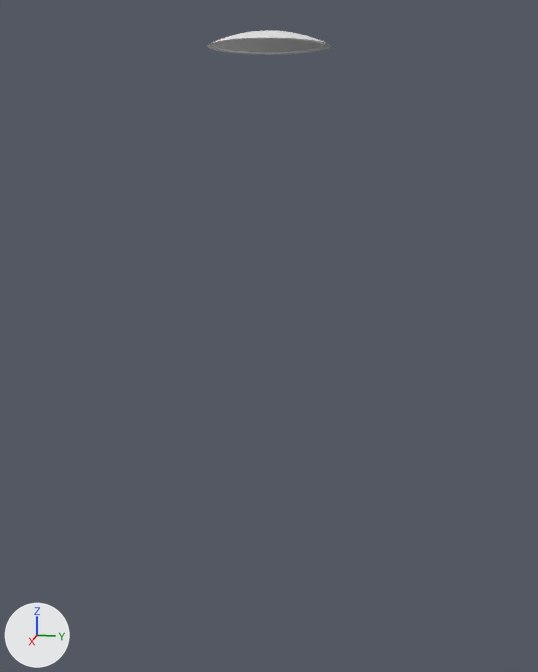
Two versions of the Blender file pybzflag/extra_media/sky.blend, one commit apart.
One viewpoint serves both versions: a 50 mm camera at (573.0, 115.0, -76.0) aimed at (-6.0, -1.0, -220.0). The axes (+X, +Y, +Z) are drawn at lower left. The lights are the same throughout. Mesh edges are drawn as thin lines on the coarser meshes.

Names of what the first picture shows: 'dome'.
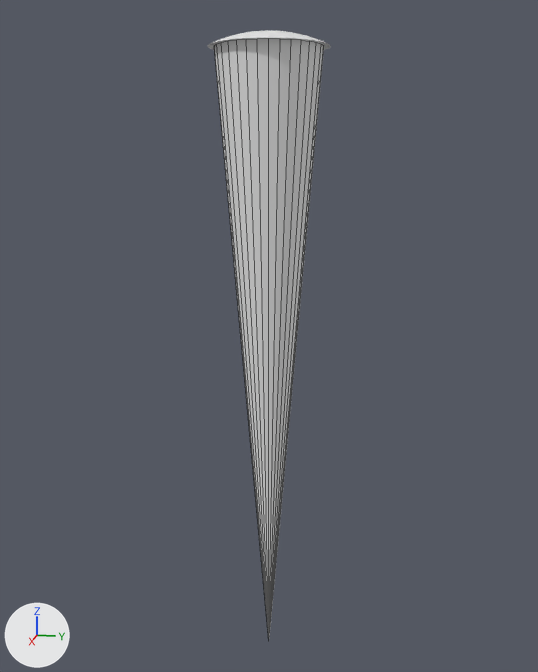
What differs and where, as boxes [x1, y1, x2, y2] in the pictures (538 x 672 px):
'void', added
    after: [214, 39, 324, 636]
'dome', unchanged, covered by the edit
    before: [207, 30, 331, 55]
    after: [207, 30, 331, 50]

The change, as a list of edits to the scene's bpy script:
```text
Add me_void:
    me_void.from_pydata(...)  # 33 vertices, 32 faces; spans x -1.41..1.41, y -1.41..1.41, z 0.0..1.0
Add ob_void:
    ob_void = bpy.data.objects.new('void', me_void)
    ob_void.location = (0.0, 0.0, -500.0)
    ob_void.scale = (28.5, 28.5, 500.0)
```
